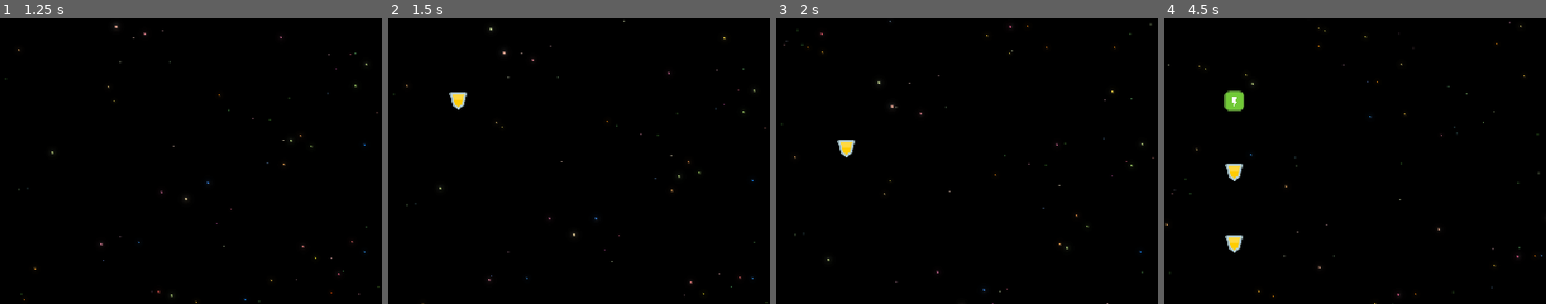
Above: before the commit, frames 1-4 (left to right).
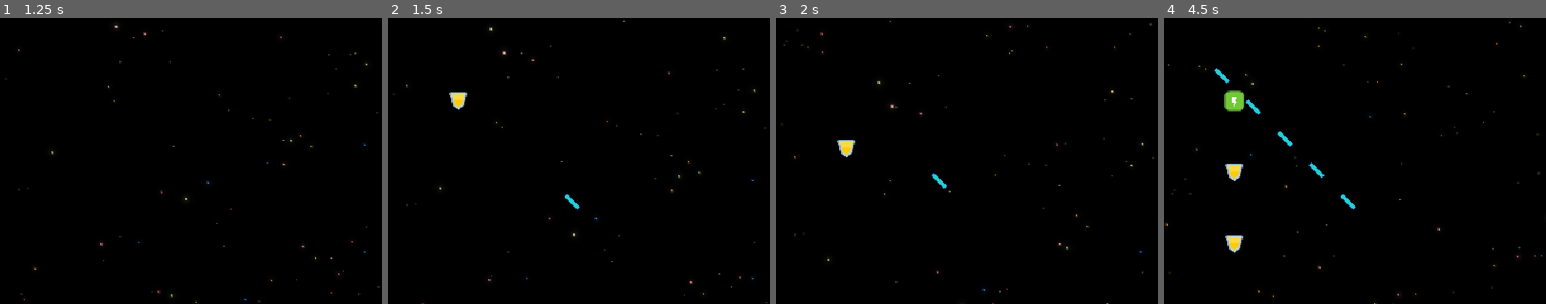
Above: after the commit, the same moments.

Repository: Mathorga/godot_training
Game: Godot game, scene res://Scenes/Main/Main.tscn
Two runs of this game, one before a commit and one after it. Both use one fixed random seed, a clock stepped at 60 frames per second and the inputs below.
Inputs:
- Up to frame 1 (1.25 s): click "Play" at 0.5 s
- Up to frame 2 (1.5 s): tap Space (shoot) at 1.35 s
- Up to frame 3 (2 s): no input
- Up to frame 4 (4.5 s): tap Space (shoot) every 0.75 s from 2.1 to 4.35 s
The pictures show only the part of the screen within x 6-56%, y 8-58%; the shares and areas given below are measured in that part.

Frame 1 is identical in both runs. In frame 2, less than 0.1% of the frame differs, in the area x 46-51%, y 61-67%; in frame 3, less than 0.1%; in frame 4, 0.4%, in the area x 13-51%, y 17-67%.

Commit message:
Progress on bullets

Diff:
--- a/space_ace_starter/Globals/SignalHub.gd
+++ b/space_ace_starter/Globals/SignalHub.gd
@@ -4,6 +4,7 @@
 signal on_score_updated(v: int)
 signal create_explosion_requested(pos: Vector2, animation_name: String)
 signal create_power_up_requested(pos: Vector2, type: PowerUp.PowerUpType)
+signal create_bullet_requested(pos: Vector2, dir: Vector2, speed: float, type: BulletBase.BulletType)
 
 func emit_on_player_hit(v: int) -> void:
 	on_player_hit.emit(v)
@@ -19,3 +20,6 @@
 
 func request_create_rand_power_up(pos: Vector2) -> void:
 	create_power_up_requested.emit(pos, PowerUp.PowerUpType.values().pick_random())
+
+func request_create_bullet(pos: Vector2, dir: Vector2, speed: float, type: BulletBase.BulletType) -> void:
+	create_bullet_requested.emit(pos, dir, speed, type)
--- a/space_ace_starter/Scenes/Level/level.gd
+++ b/space_ace_starter/Scenes/Level/level.gd
@@ -4,3 +4,4 @@
 	if Input.is_action_just_pressed("shoot"):
 		#SignalHub.emit_create_explosion_requested(Vector2(100.0, 100.0), Explosion.EXPLODE)
 		SignalHub.request_create_rand_power_up(Vector2(100.0, 100.0))
+		SignalHub.request_create_bullet(Vector2(200.0, 200.0), Vector2(-1.0, -1.0), 50.0, BulletBase.BulletType.player)
--- a/space_ace_starter/Scenes/ObjectMaker/ObjectMaker.gd
+++ b/space_ace_starter/Scenes/ObjectMaker/ObjectMaker.gd
@@ -4,11 +4,15 @@
 
 const EXPLOSION_SCENE: PackedScene = preload("uid://bo7mfvx3jabwa")
 const POWER_UP_SCENE: PackedScene = preload("uid://d3ot8sudqydmg")
+const PLAYER_BULLET_SCENE: PackedScene = preload("uid://n32rvo6iicrg")
+const ENEMY_BULLET_SCENE: PackedScene = preload("uid://c8c0gq8xyjdp")
+const BOMB_SCENE: PackedScene = preload("uid://dofw4s4kxtn8c")
 
 # Called when the node enters the scene tree for the first time.
 func _ready() -> void:
 	SignalHub.create_explosion_requested.connect(_on_create_explosion_requested)
 	SignalHub.create_power_up_requested.connect(_on_create_power_up_requested)
+	SignalHub.create_bullet_requested.connect(_on_create_bullet_requested)
 
 func add_object(obj: Node, pos: Vector2) -> void:
 	add_child(obj)
@@ -23,3 +27,17 @@
 	var power_up: PowerUp = POWER_UP_SCENE.instantiate()
 	power_up.set_power_up_type(type)
 	call_deferred(ADD_OBJECT, power_up, pos)
+
+func _on_create_bullet_requested(pos: Vector2, dir: Vector2, speed: float, type: BulletBase.BulletType) -> void:
+	var bullet_scene: PackedScene
+	match type:
+		BulletBase.BulletType.player:
+			bullet_scene = PLAYER_BULLET_SCENE
+		BulletBase.BulletType.enemy:
+			bullet_scene = ENEMY_BULLET_SCENE
+		BulletBase.BulletType.bomb:
+			bullet_scene = BOMB_SCENE
+
+	var bullet: BulletBase = bullet_scene.instantiate()
+	bullet.setup(dir, speed)
+	call_deferred(ADD_OBJECT, bullet, pos)
--- a/space_ace_starter/Scenes/bullet/bullet_base.gd
+++ b/space_ace_starter/Scenes/bullet/bullet_base.gd
@@ -1,2 +1,19 @@
 extends Projectile
 class_name BulletBase
+
+enum BulletType {
+	player,
+	enemy,
+	bomb
+}
+
+var _dir: Vector2 = Vector2.ZERO
+var _spd: float
+
+func setup(direction: Vector2, speed: float) -> void:
+	_dir = direction.normalized()
+	_spd = speed
+	rotate(PI - direction.angle())
+
+func _process(delta: float) -> void:
+	position += _dir * _spd * delta
